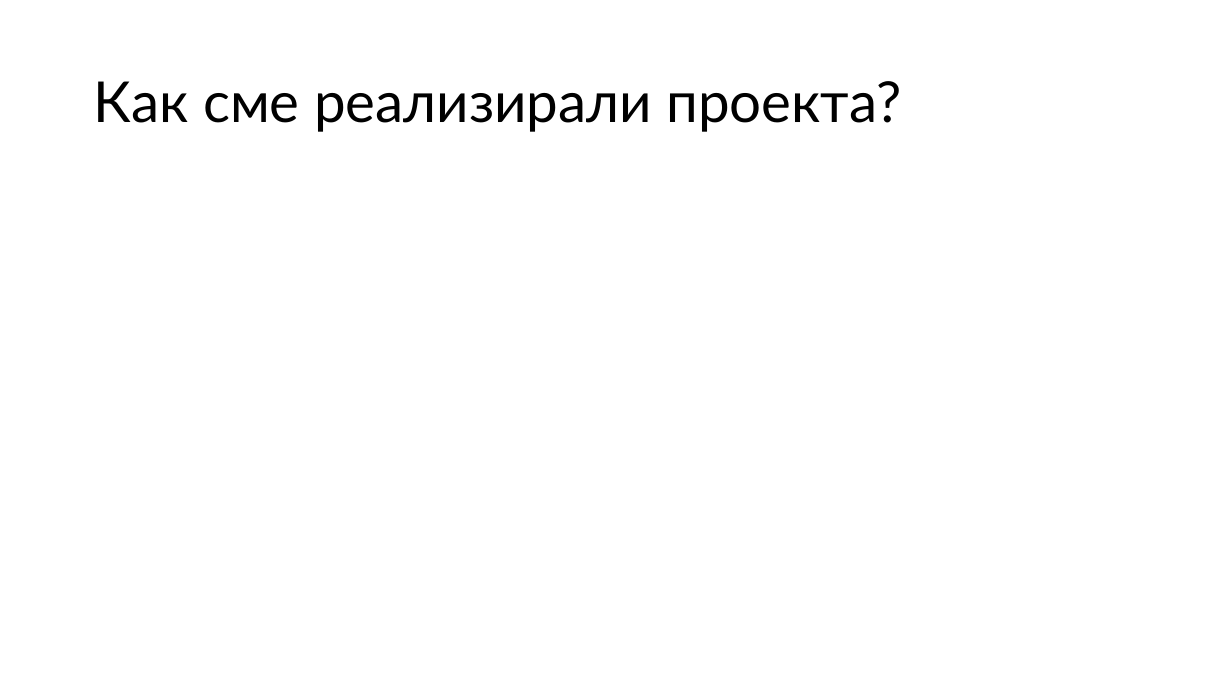
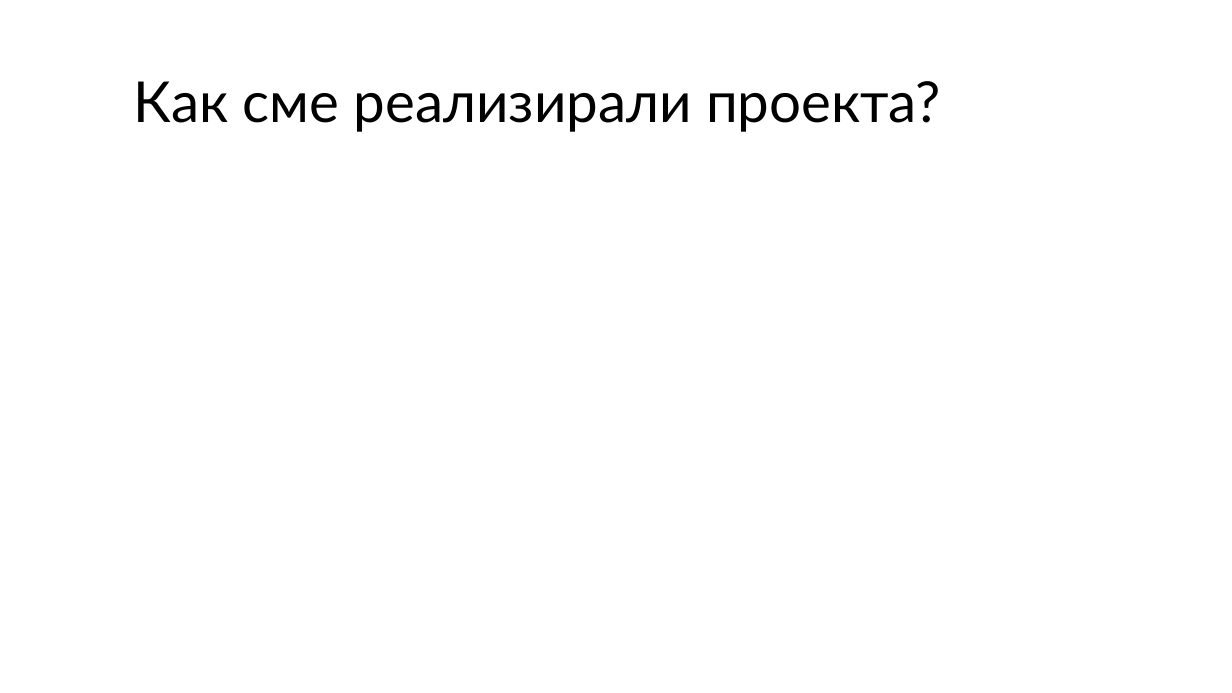
Before and after one commit to Kroxitrock/Artstealer, a slide deck: slide 4 of Artstealer Presentation.pptx. Drawn at 1232x693 pixels with LibreOffice and Linux fonts; fonts in the diff are those of the drawing. Boxes give left, top, right and bottom in pixels: in the first picture for what was removed or moved away, otherwise in the second. Text is boxed around its words. In the diff, an @@ line names an element or a change of style, - is before the commit and + after.

Commit message:
Update Presentation (?)

```diff
--- a/Artstealer Presentation.pptx
+++ b/Artstealer Presentation.pptx
@@ title "Как сме реализирали проекта?": place and size @@
-title "Как сме реализирали проекта?" at (94, 81, 902, 132)
+title "Как сме реализирали проекта?" at (134, 81, 941, 132)
@@ title "Как сме реализирали проекта?" at (134, 81, 941, 132): alignment left to centre @@
```
Also in this commit, not shown: 3 other slides changed.
